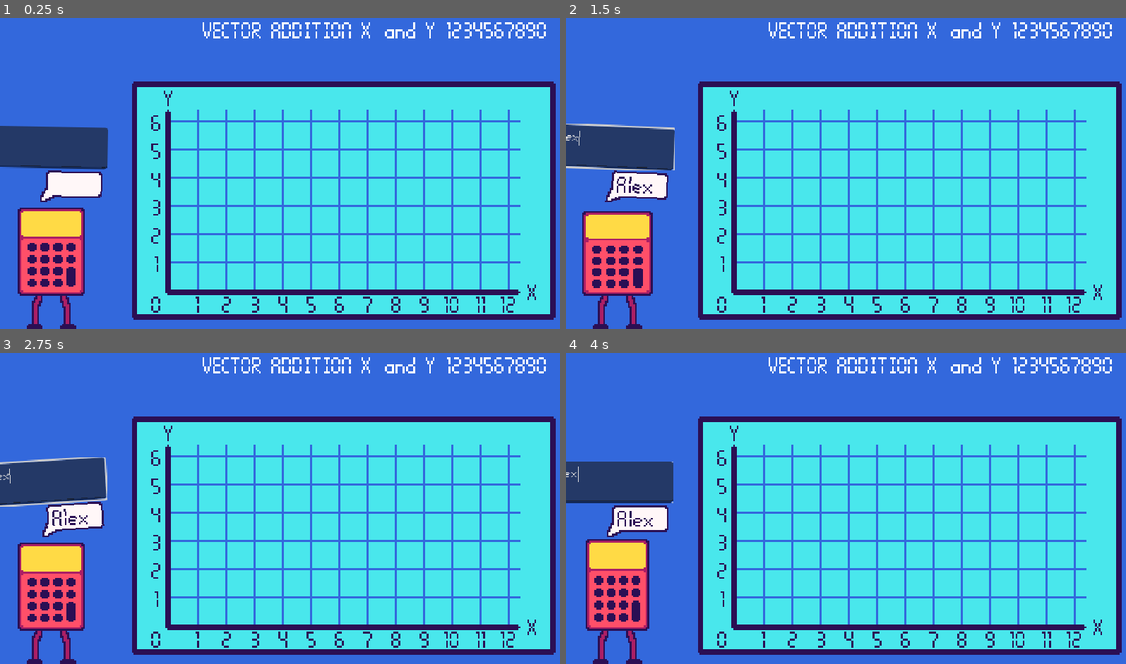
Above: before the commit, frames 1-4 (two rows, left to right).
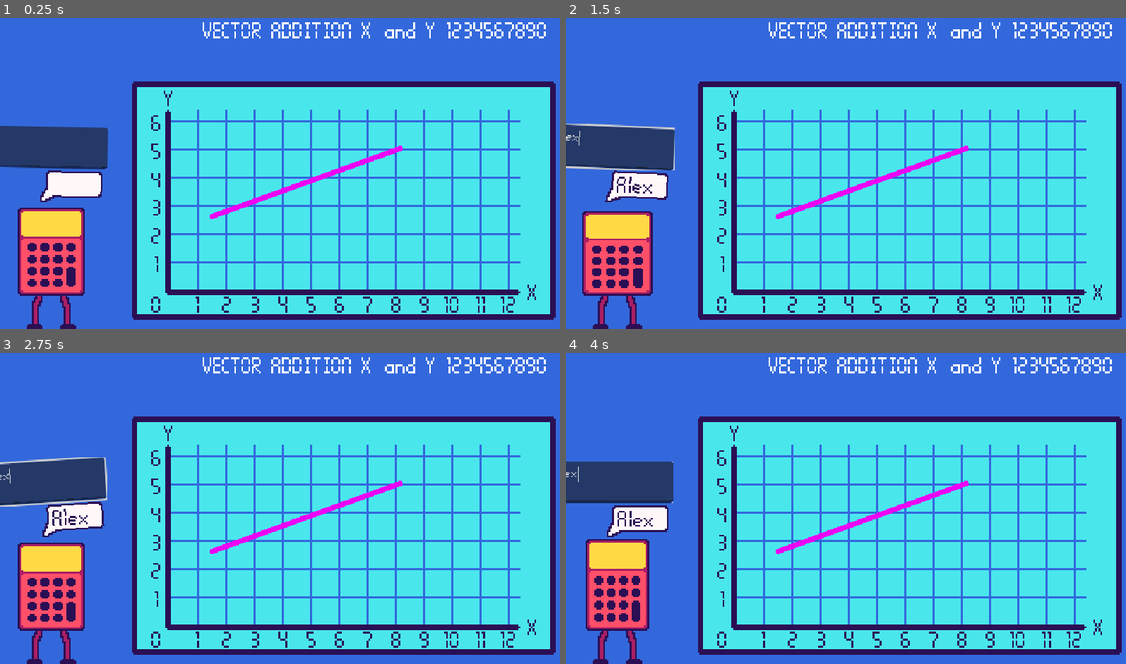
Above: after the commit, the same moments.

Repository: KyleTiley/VectorMathGame
Game: Godot game, scene res://Game/game.tscn
Same seed, same stepped clock (60 frames per second), same inputs: the game is played once before the commit and once after it.
Inputs (mouse positions are in pixels of both pictures, inside the frame that each line leads up to):
- Up to frame 1 (0.25 s): no input
- Up to frame 2 (1.5 s): click (610, 148) at 0.52 s; type "Alex" at 0.6 s
- Up to frame 3 (2.75 s): no input
- Up to frame 4 (4 s): no input

The runs differ from the first frame. In frame 1, 0.6% of the frame differs, in the area x 37-72%, y 41-65%; in frame 2, 0.6%; in frame 3, 0.6%; in frame 4, 0.6%.

Commit message:
line added

Diff:
--- /dev/null
+++ b/Game/VectorLine/vector_line.tscn
@@ -0,0 +1,10 @@
+[gd_scene format=3 uid="uid://clpdg0alisxch"]
+
+[node name="VectorLine" type="Node2D"]
+
+[node name="Line2D" type="Line2D" parent="."]
+points = PackedVector2Array(-1, 0, 212, -77)
+width = 6.0
+default_color = Color(0.929412, 0, 0.952941, 1)
+begin_cap_mode = 2
+end_cap_mode = 2
--- a/Game/game.tscn
+++ b/Game/game.tscn
@@ -1,8 +1,9 @@
-[gd_scene load_steps=4 format=3 uid="uid://bt0o6dl5yrvhn"]
+[gd_scene load_steps=5 format=3 uid="uid://bt0o6dl5yrvhn"]
 
 [ext_resource type="PackedScene" uid="uid://cbgvg7rm1fyk1" path="res://Game/Calculator/calculator.tscn" id="1_lx25n"]
 [ext_resource type="Texture2D" uid="uid://cvarbbvc0wbi7" path="res://Assets/funkyfuture-8-32x.png" id="2_hiedo"]
 [ext_resource type="Texture2D" uid="uid://b456p758low6g" path="res://Assets/graph.png" id="3_uc8lm"]
+[ext_resource type="PackedScene" uid="uid://clpdg0alisxch" path="res://Game/VectorLine/vector_line.tscn" id="4_ebo5a"]
 
 [node name="Game" type="Node"]
 
@@ -47,6 +48,9 @@
 scale = Vector2(2, 2)
 texture = ExtResource("3_uc8lm")
 
+[node name="VectorLine" parent="Levels/VectorAddition" instance=ExtResource("4_ebo5a")]
+position = Vector2(241, 232)
+
 [node name="ScalarMultiplication" type="Node" parent="Levels"]
 
 [node name="DotProduct" type="Node" parent="Levels"]
